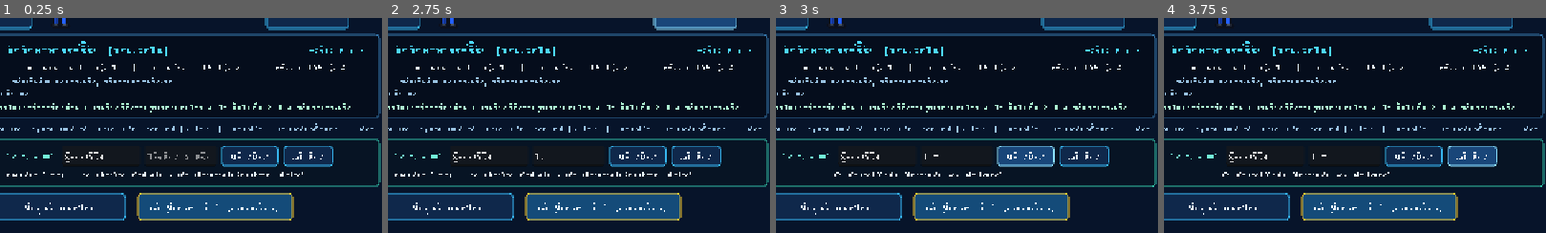
Above: before the commit, frames 1-4 (left to right).
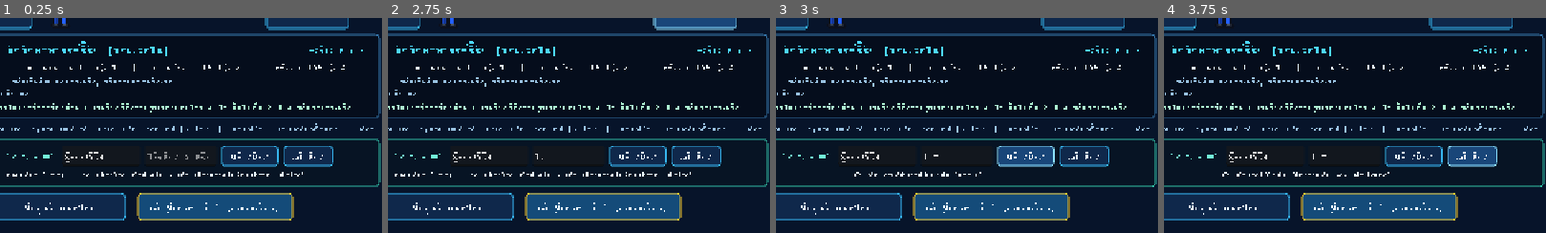
Above: after the commit, the same moments.

Repository: dinokxrn/star-stream-survivor
Game: Godot game, scene res://scenes/Main.tscn
The game is run twice, just before and just after one commit, with the same random seed, the same clock (stepped at 60 frames per second) and the same inputs.
Inputs (mouse positions are % of the whole screen's width and height, from its top left):
- Up to frame 1 (0.25 s): no input
- Up to frame 2 (2.75 s): click (55, 61) at 0.52 s; type "12" at 0.6 s; click "◀ ตัวละครก่อนหน้า" at 1.25 s; click "ตัวละครถัดไป ▶" at 2 s
- Up to frame 3 (3 s): click "สร้างห้อง" at 2.75 s
- Up to frame 4 (3.75 s): click "เข้าห้อง" at 3.5 s
The pictures show only the part of the screen within x 31-81%, y 29-79%; the shares and areas given below are measured in that part.

Frames 1-2 are identical in both runs. In frame 3, 0.3% of the frame differs, in the area x 15-59%, y 71-74%; in frame 4, nothing differs.

Commit message:
Add Apocalypse Dragon forced-execution boss for heavy over-leveling or coin cheating

Diff:
--- a/godot_project/scripts/Main.gd
+++ b/godot_project/scripts/Main.gd
@@ -194,6 +194,7 @@
 	_stage.request_bug_box_choice.connect(func(): _modals.show_bug_box_choice())
 	_stage.hazard_status_changed.connect(func(txt: String): _hud.set_hazard_warning(txt))
 	_stage.player_died_signal.connect(_on_local_player_died)
+	_stage.apocalypse_dragon_killed_player.connect(func(reason: String): _on_scenario_failed(reason))
 
 
 func _on_local_player_died() -> void:
--- a/godot_project/scripts/autoload/GameState.gd
+++ b/godot_project/scripts/autoload/GameState.gd
@@ -60,6 +60,8 @@
 var total_coins_earned: int = 0
 var perfect_dodges: int = 0
 var enemies_defeated: int = 0
+var _coin_audit_cap: int = 1200
+var forced_dragon_death: bool = false
 
 
 func _ready() -> void:
@@ -154,6 +156,8 @@
 
 	coins = int(current_attribute.get("bonus_coins", 0))
 	total_coins_earned = coins
+	_coin_audit_cap = maxi(1200, coins + 600)
+	forced_dragon_death = false
 	perfect_dodges = 0
 	enemies_defeated = 0
 	selected_sponsor_id = ""
@@ -425,6 +429,14 @@
 	return maxi(0, get_total_level() - get_stage_level_cap(stage_num))
 
 
+func is_apocalypse_dragon_triggered(stage_num: int) -> bool:
+	if get_probability_overflow(stage_num) >= 5:
+		return true
+	if coins > _coin_audit_cap + 300 or coins >= 12000:
+		return true
+	return false
+
+
 func get_skill_damage(skill_id: String) -> int:
 	var s: Dictionary = GameData.SKILLS.get(skill_id, {})
 	var mult := float(s.get("power_mult", 1.5))
@@ -484,6 +496,7 @@
 		return
 	coins += amount
 	total_coins_earned += amount
+	_coin_audit_cap += amount
 	coins_changed.emit(coins, amount)
 
 
@@ -790,6 +803,8 @@
 	for cp in data.get("companions", []):
 		companions.append(String(cp))
 	total_coins_earned = int(data.get("total_coins_earned", 0))
+	_coin_audit_cap = maxi(1200, total_coins_earned + 600)
+	forced_dragon_death = false
 	enemies_defeated = int(data.get("enemies_defeated", 0))
 	parries_landed = int(data.get("parries_landed", 0))
 	perfect_dodges = int(data.get("perfect_dodges", 0))
--- a/godot_project/scripts/world/SubwayStage.gd
+++ b/godot_project/scripts/world/SubwayStage.gd
@@ -11,6 +11,7 @@
 signal request_bug_box_choice
 signal intro_finished
 signal player_died_signal
+signal apocalypse_dragon_killed_player(reason: String)
 signal hazard_status_changed(warning_text: String)
 
 const CAR_WIDTH: int = 540
@@ -53,6 +54,13 @@
 var _prob_bind_cd: float = 4.0
 var _prob_bind_timer: float = 0.0
 var _prob_warned: bool = false
+
+# Apocalypse Dragon (Forced Execution for heavy over-leveling or coin cheating)
+var _dragon_spawned: bool = false
+var _dragon_node: Node2D = null
+var _dragon_sprite: AnimatedSprite2D = null
+var _dragon_phase_timer: float = 0.0
+var _dragon_executed: bool = false
 
 
 func build_stage(p_stage_num: int = 1) -> void:
@@ -639,6 +647,89 @@
 	_shake_timer = maxf(_shake_timer, duration)
 
 
+func _summon_apocalypse_dragon() -> void:
+	_dragon_spawned = true
+	_dragon_phase_timer = 0.0
+	_dragon_executed = false
+	GameState.forced_dragon_death = true
+	player.controls_locked = true
+	SfxManager.play_bgm("bgm_boss")
+	SfxManager.play("skill")
+	SfxManager.play("hurt")
+	trigger_screen_shake(12.0, 0.90)
+	hazard_status_changed.emit("🐉 [มังกรแห่งวันสิ้นโลกปรากฏตัว!] ผู้ฝ่าฝืนความเป็นไปได้ / โกงระบบต้องตายสถานเดียว!")
+	ScenarioManager.constellation_message.emit("[★ หายนะระดับสูงสุด! 'มังกรแห่งวันสิ้นโลก' ตื่นขึ้นเพื่อพิพากษาผู้โกงเลเวล/เหรียญ! ★]", 0)
+
+	_dragon_node = Node2D.new()
+	var side := 1.0 if player.global_position.x < STAGE_WIDTH - 140.0 else -1.0
+	_dragon_node.position = Vector2(player.global_position.x + side * 140.0, 30.0)
+	_dragon_node.z_index = 25
+	add_child(_dragon_node)
+
+	_dragon_sprite = AnimatedSprite2D.new()
+	_dragon_sprite.texture_filter = CanvasItem.TEXTURE_FILTER_NEAREST
+	_dragon_sprite.scale = Vector2(2.3, 2.3)
+	_dragon_sprite.flip_h = side < 0.0
+	var sf := SpriteFrames.new()
+	var tex := SpriteLoader.load_tex("res://assets/sprites/enemy_dragon.png")
+	if tex != null:
+		sf.add_animation("fly")
+		sf.set_animation_speed("fly", 7.0)
+		sf.set_animation_loop("fly", true)
+		for idx in [0, 1, 2, 3]:
+			sf.add_frame("fly", SpriteLoader.make_atlas(tex, idx * 64, 0, 64, 56))
+		sf.add_animation("breath")
+		sf.set_animation_speed("breath", 6.0)
+		sf.set_animation_loop("breath", true)
+		sf.add_frame("breath", SpriteLoader.make_atlas(tex, 4 * 64, 0, 64, 56))
+	_dragon_sprite.sprite_frames = sf
+	_dragon_node.add_child(_dragon_sprite)
+	if sf.has_animation("fly"):
+		_dragon_sprite.play("fly")
+
+	var lbl := Label.new()
+	lbl.text = "🐉 มังกรแห่งวันสิ้นโลก [HP 999,999]"
+	lbl.position = Vector2(-90, -76)
+	lbl.custom_minimum_size = Vector2(180, 18)
+	lbl.horizontal_alignment = HORIZONTAL_ALIGNMENT_CENTER
+	lbl.add_theme_font_override("font", UiTheme.load_pixel_font())
+	lbl.add_theme_font_size_override("font_size", 10)
+	lbl.add_theme_color_override("font_color", Color(1.0, 0.25, 0.35))
+	_dragon_node.add_child(lbl)
+
+	VfxManager.spawn_vfx("fire_bomb", self, _dragon_node.position, false, 1.15)
+	VfxManager.spawn_vfx("lightning", self, player.global_position + Vector2(0, -18), false, 0.95)
+	player.spawn_floating_text("🐉 มังกรแห่งวันสิ้นโลก!", Color(1.0, 0.22, 0.28))
+
+
+func _update_apocalypse_dragon(delta: float) -> void:
+	_dragon_phase_timer += delta
+	player.controls_locked = true
+	if _dragon_node != null and is_instance_valid(_dragon_node):
+		var side := 1.0 if player.global_position.x < STAGE_WIDTH - 140.0 else -1.0
+		var hover_target := Vector2(player.global_position.x + side * 66.0, FLOOR_Y - 58.0 + sin(_dragon_phase_timer * 6.0) * 6.0)
+		_dragon_node.position = _dragon_node.position.lerp(hover_target, minf(1.0, delta * 3.8))
+	if _dragon_phase_timer >= 1.65 and not _dragon_executed:
+		_dragon_executed = true
+		if _dragon_sprite != null and _dragon_sprite.sprite_frames.has_animation("breath"):
+			_dragon_sprite.play("breath")
+		SfxManager.play("skill")
+		SfxManager.play("hurt")
+		trigger_screen_shake(16.0, 0.65)
+		VfxManager.spawn_vfx("fire_bomb", self, player.global_position + Vector2(0, -16), false, 1.35)
+		VfxManager.spawn_vfx("lightning", self, player.global_position + Vector2(0, -20), false, 1.15)
+		VfxManager.spawn_vfx("ground_slam", self, player.global_position, false, 1.10)
+		VfxManager.spawn_vfx("impact_frame", self, player.global_position + Vector2(0, -16), false, 0.95)
+		player.spawn_floating_text("🐉 พิพากษาแห่งวันสิ้นโลก -99999!", Color(1.0, 0.18, 0.24))
+		GameState.shield_hp = 0
+		GameState.hp = 0
+		GameState.hp_mp_changed.emit()
+		var reason := "คุณถูก 'มังกรแห่งวันสิ้นโลก' พิพากษาจนสิ้นชีพ! (อัปเลเวลเกินเพดานบทละครมากเกินไป หรือตรวจพบการโกงเหรียญ)"
+		var tw := create_tween()
+		tw.tween_interval(0.75)
+		tw.tween_callback(func(): apocalypse_dragon_killed_player.emit(reason))
+
+
 func _process(delta: float) -> void:
 	_dokkaebi_time += delta
 	if NetworkManager.is_online and player != null and is_instance_valid(player):
@@ -670,12 +761,23 @@
 	if _dokkaebi != null:
 		_dokkaebi.position.y = 114.0 + sin(_dokkaebi_time * 3.2) * 5.0
 	if _flicker_overlay != null:
-		var fl := 0.06 if stage_num == 1 else (0.14 if stage_num == 3 else 0.04)
-		if ScenarioManager.blackout_active:
-			fl = 0.62
-		elif stage_num == 1 and fmod(_dokkaebi_time, 4.7) > 4.55:
-			fl = 0.22
-		_flicker_overlay.color.a = fl
+		if _dragon_spawned:
+			_flicker_overlay.color = Color(0.55, 0.02, 0.08, 0.48 + sin(_dokkaebi_time * 10.0) * 0.10)
+		else:
+			var fl := 0.06 if stage_num == 1 else (0.14 if stage_num == 3 else 0.04)
+			if ScenarioManager.blackout_active:
+				fl = 0.62
+			elif stage_num == 1 and fmod(_dokkaebi_time, 4.7) > 4.55:
+				fl = 0.22
+			_flicker_overlay.color = Color(0.02, 0.05, 0.12, fl)
+
+	# Apocalypse Dragon Forced Execution Trigger (heavy over-leveling >= +5 OR coin cheating!)
+	if player != null and is_instance_valid(player) and ScenarioManager.is_active and GameState.hp > 0:
+		if not _dragon_spawned and GameState.is_apocalypse_dragon_triggered(stage_num):
+			_summon_apocalypse_dragon()
+		elif _dragon_spawned and not _dragon_executed:
+			_update_apocalypse_dragon(delta)
+			return
 
 	# Sudden Dokkaebi Events scheduler (keeps every run unpredictable!)
 	if ScenarioManager.is_active and not ScenarioManager.is_cleared and not ScenarioManager.sudden_event_active and player != null:
Binary file added: godot_project/assets/sprites/enemy_dragon.png
Not shown, added: godot_project/assets/sprites/enemy_dragon.png.import
Not shown, changed: build/web/index.pck
